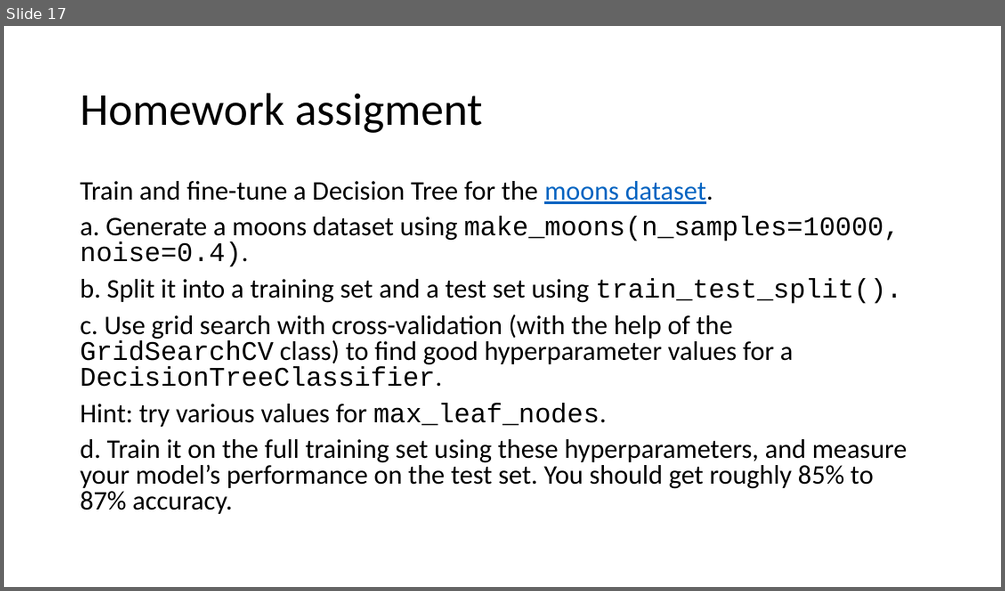
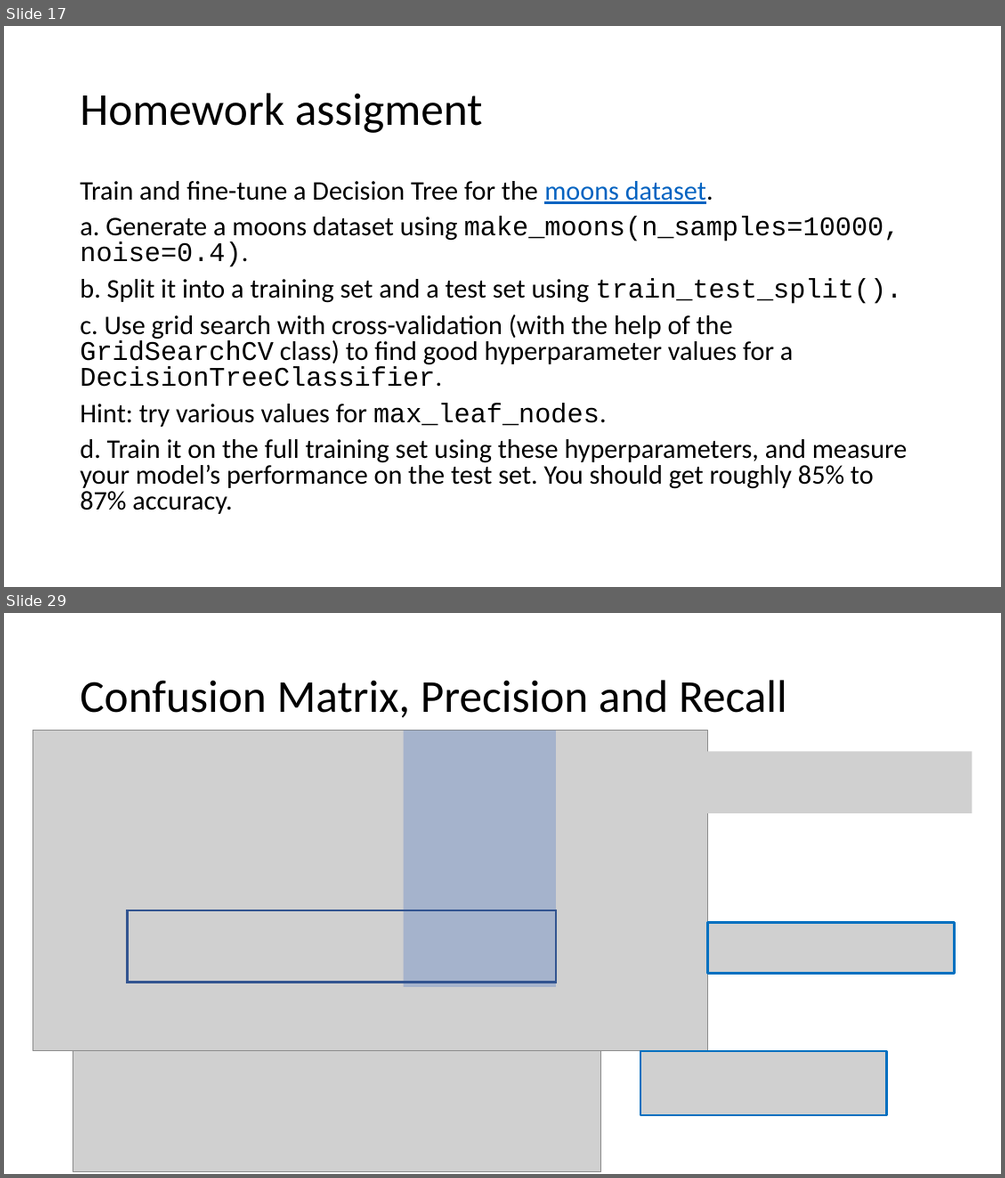
Before and after one commit to mathphysmx/teaching-ml, a slide deck: slides/08_ML_TreeBased.pptx. Shown one above the other, each under a label of ours: slide 17 before the commit, slides 17 and 29 after it; the slides between them are not shown. The pictures are 1005x591 and 1005x1178 pixels, drawn with LibreOffice and Linux fonts; fonts in the diff are those of the drawing; grey boxes stand for pictures. Boxes give left, top, right and bottom in pixels: in the first picture for what was removed or moved away, otherwise in the second. Text is boxed around its words. In the diff, an @@ line names an element or a change of style, - is before the commit and + after.

```diff
--- a/slides/08_ML_TreeBased.pptx
+++ b/slides/08_ML_TreeBased.pptx
@@ slide 29 added at box(4, 613, 1001, 1174), background #FFFFFF @@
@@ title added at box(80, 680, 787, 718), 44 pt, text #000000 @@
+Confusion Matrix, Precision and Recall
@@ picture added at box(33, 730, 708, 1051) @@
@@ rectangle added at box(404, 730, 556, 987), fill #4472C4 at 30% opacity @@
@@ picture added at box(706, 751, 972, 813) @@
@@ rectangle added at box(128, 910, 556, 982), outline #325491 2.25 pt @@
@@ picture added at box(708, 923, 954, 973) @@
@@ picture added at box(73, 1051, 601, 1171) @@
@@ picture added at box(640, 1051, 886, 1115) @@
```
Also in this commit, not shown: 14 other slides added, 7 other files.
